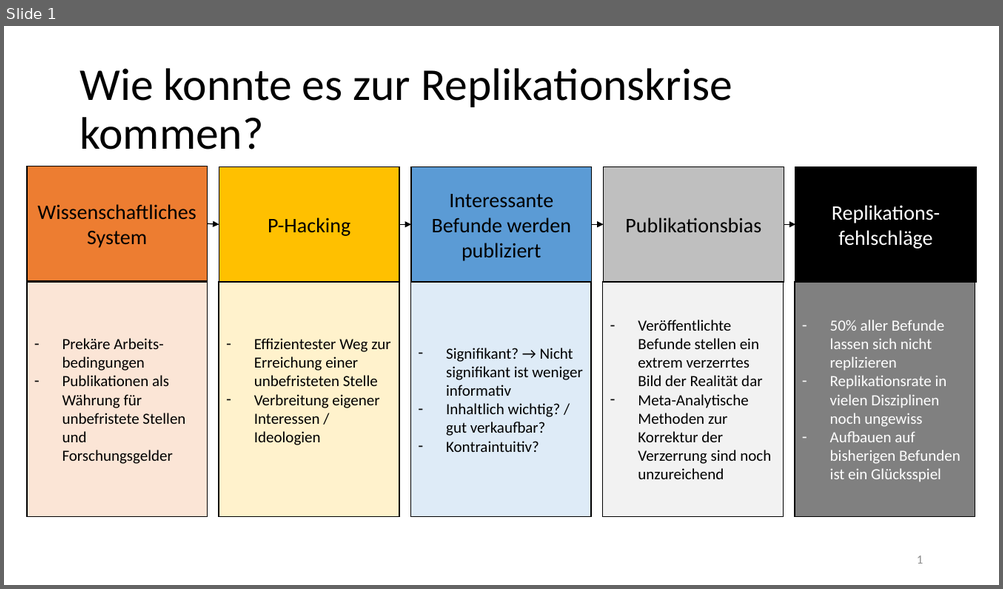
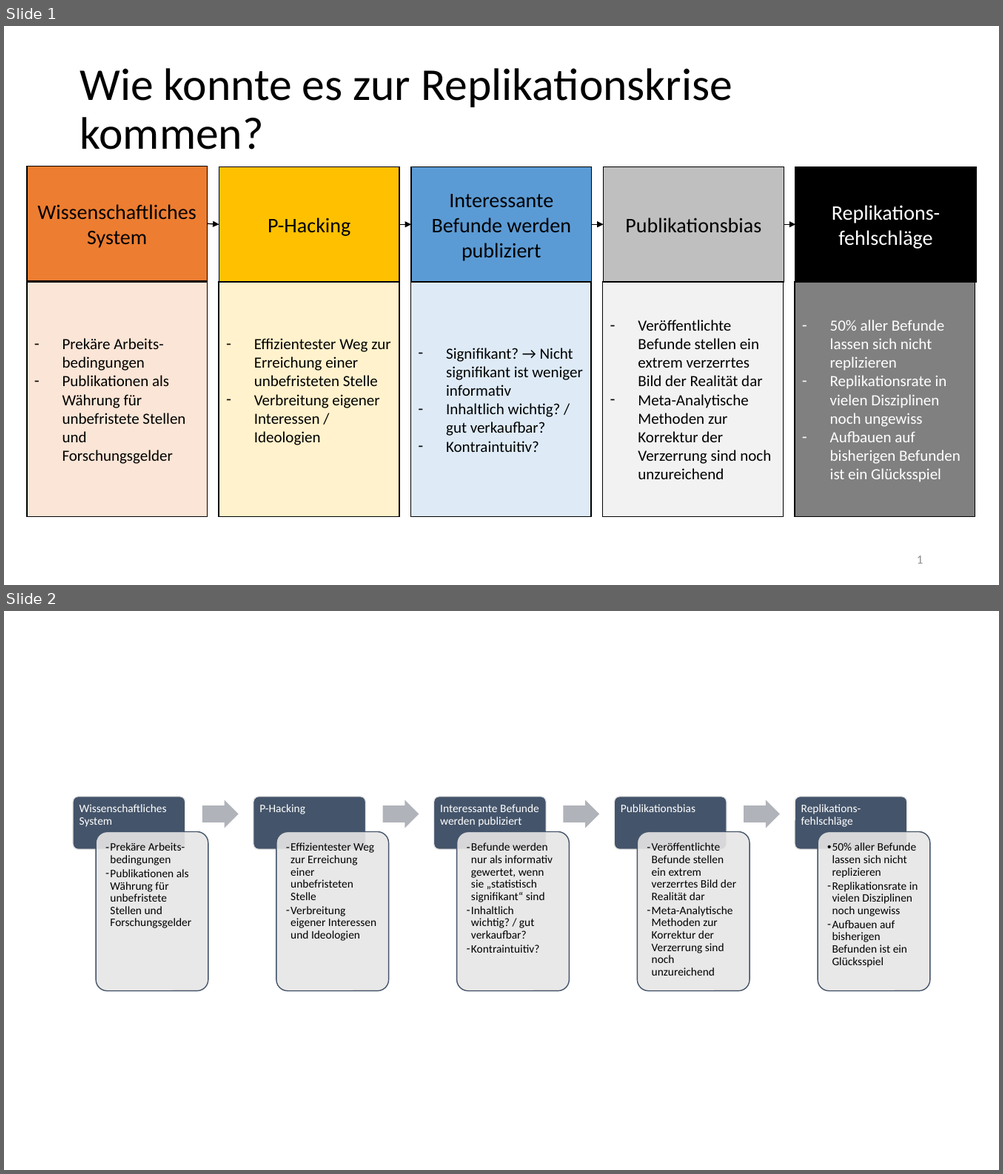
Before and after one commit to LukasRoeseler/opensciencebuch, a slide deck: images/Abbildungen-01.pptx. Shown one above the other, each under a label of ours: slide 1 before the commit, slides 1 and 2 after it. The pictures are 1003x589 and 1003x1174 pixels, drawn with LibreOffice and Linux fonts; fonts in the diff are those of the drawing. Boxes give left, top, right and bottom in pixels: in the first picture for what was removed or moved away, otherwise in the second. Text is boxed around its words. In the diff, an @@ line names an element or a change of style, - is before the commit and + after.

```diff
--- a/images/Abbildungen-01.pptx
+++ b/images/Abbildungen-01.pptx
@@ slide 2 added at (4, 611, 999, 1170), background #FFFFFF @@
@@ group added at (73, 797, 930, 991): 10 rounded rectangles, 10 texts, 4 right arrows @@
+Wissenschaftliches System
+  – Prekäre Arbeits-bedingungen
+  – Publikationen als Währung für unbefristete Stellen und Forschungsgelder
+P-Hacking
+  – Effizientester Weg zur Erreichung einer unbefristeten Stelle
+  – Verbreitung eigener Interessen und Ideologien
+Interessante Befunde werden publiziert
+  – Befunde werden nur als informativ gewertet, wenn sie „statistisch signifikant“ sind
+  – Inhaltlich wichtig? / gut verkaufbar?
+  – Kontraintuitiv?
+Publikationsbias
+  – Veröffentlichte Befunde stellen ein extrem verzerrtes Bild der Realität dar
+  – Meta-Analytische Methoden zur Korrektur der Verzerrung sind noch unzureichend
+Replikations-fehlschläge
+  • 50% aller Befunde lassen sich nicht replizieren
+  – Replikationsrate in vielen Disziplinen noch ungewiss
+  – Aufbauen auf bisherigen Befunden ist ein Glücksspiel
```
Also in this commit, not shown: 1 other slide added, 10 other files.
